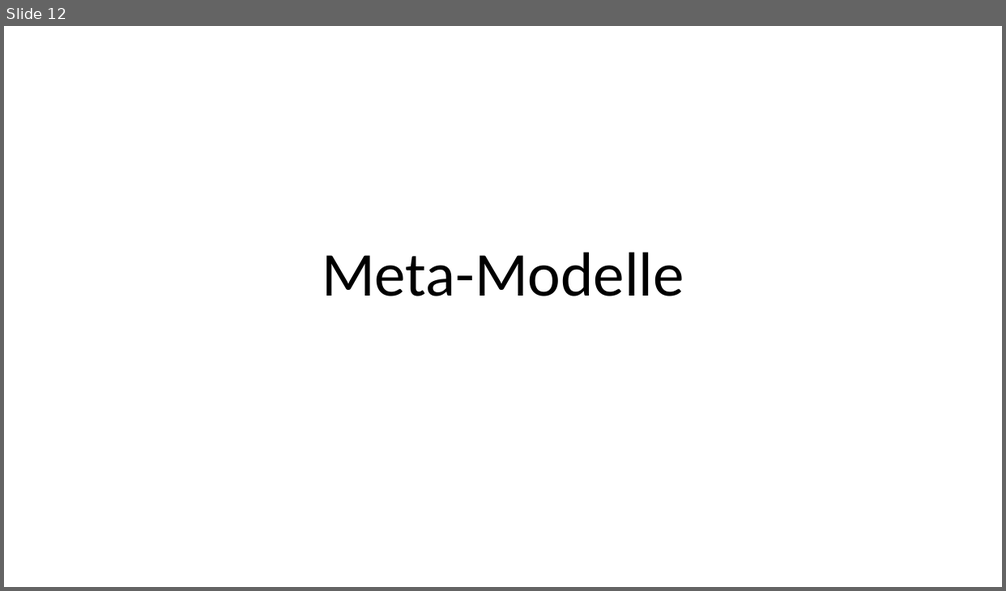
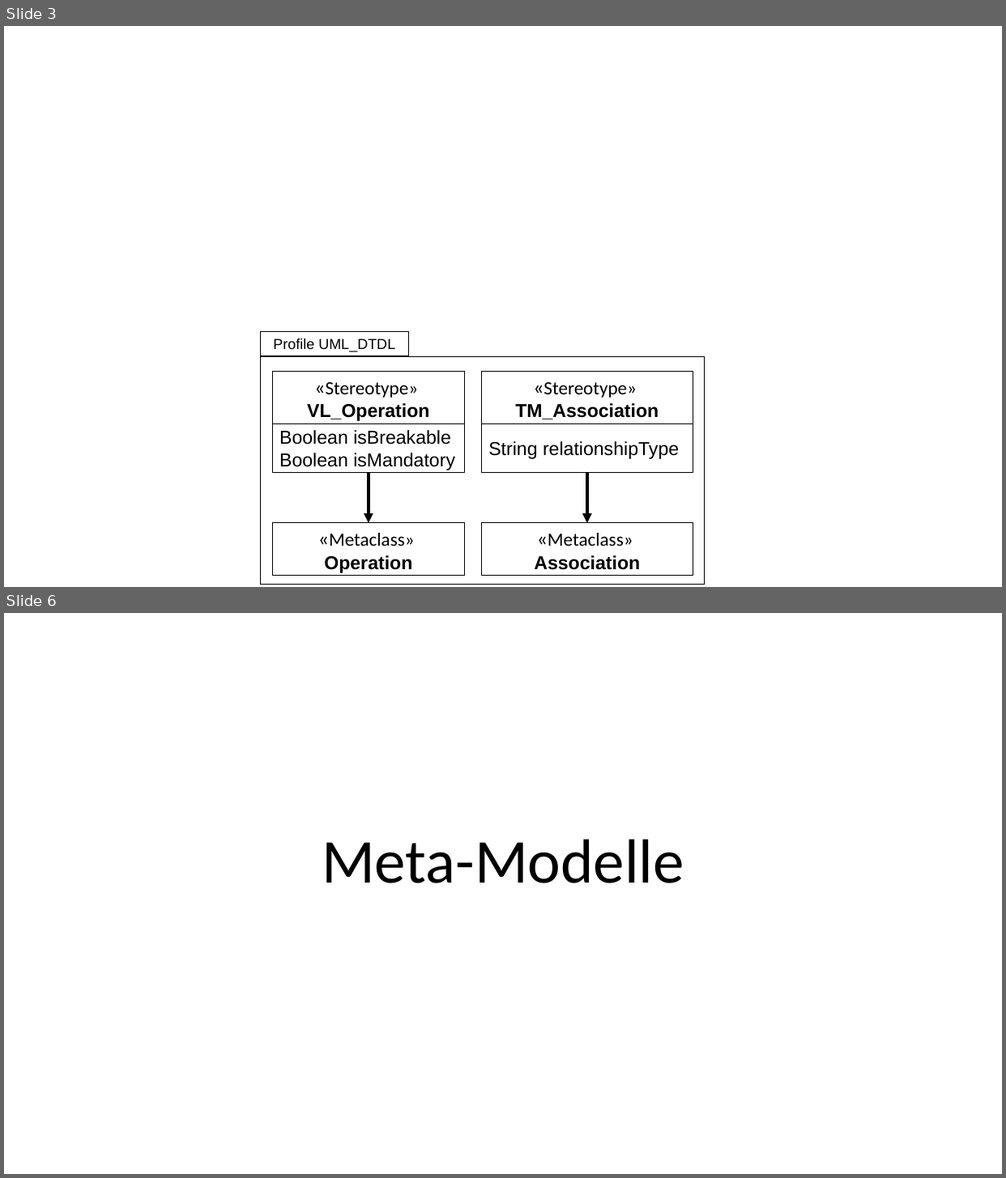
Before and after one commit to derlehner/dt_language_comparison, a slide deck: Figures.pptx. Shown one above the other, each under a label of ours: slide 12 before the commit, slides 3 and 6 after it; the slides between them are not shown. The pictures are 1006x591 and 1006x1178 pixels, drawn with LibreOffice and Linux fonts; fonts in the diff are those of the drawing. Boxes give left, top, right and bottom in pixels: in the first picture for what was removed or moved away, otherwise in the second. Text is boxed around its words. In the diff, an @@ line names an element or a change of style, - is before the commit and + after.

```diff
--- a/Figures.pptx
+++ b/Figures.pptx
@@ slide 3 added at [4,26,1002,587], background #FFFFFF @@
@@ rectangle added at [260,332,409,357], outline #000000 0.75 pt, 14 pt, text #000000 @@
+Profile UML_DTDL
@@ rectangle added at [260,357,705,584], outline #000000 0.75 pt @@
@@ rectangle added at [272,372,464,425], outline #000000 0.75 pt, 18 pt, text #000000 @@
+«Stereotype»
+VL_Operation
@@ rectangle added at [482,372,693,425], outline #000000 0.75 pt, 18 pt, text #000000, bold @@
+«Stereotype»
+TM_Association
@@ rectangle added at [272,425,464,472], outline #000000 0.75 pt, 18 pt, text #000000 @@
+Boolean isBreakable
+Boolean isMandatory
@@ rectangle added at [482,425,693,472], outline #000000 0.75 pt, 18 pt, text #000000 @@
+String relationshipType
@@ arrow added from (368, 473) to (368, 523), #000000 3 pt @@
@@ arrow added from (587, 473) to (587, 523), #000000 3 pt @@
@@ rectangle added at [272,523,464,576], outline #000000 0.75 pt, 18 pt, text #000000 @@
+«Metaclass»
+Operation
@@ rectangle added at [482,523,693,576], outline #000000 0.75 pt, 18 pt, text #000000 @@
+«Metaclass»
+Association
@@ what was slide 12 is now slide 6 @@
```
Also in this commit, not shown: 1 slide changed, 5 other slides added.
